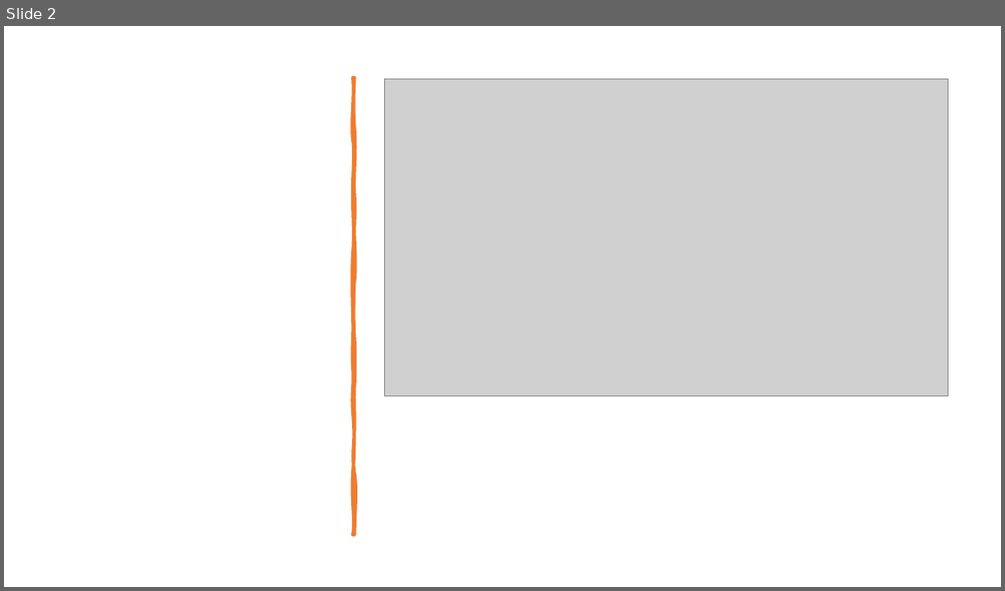
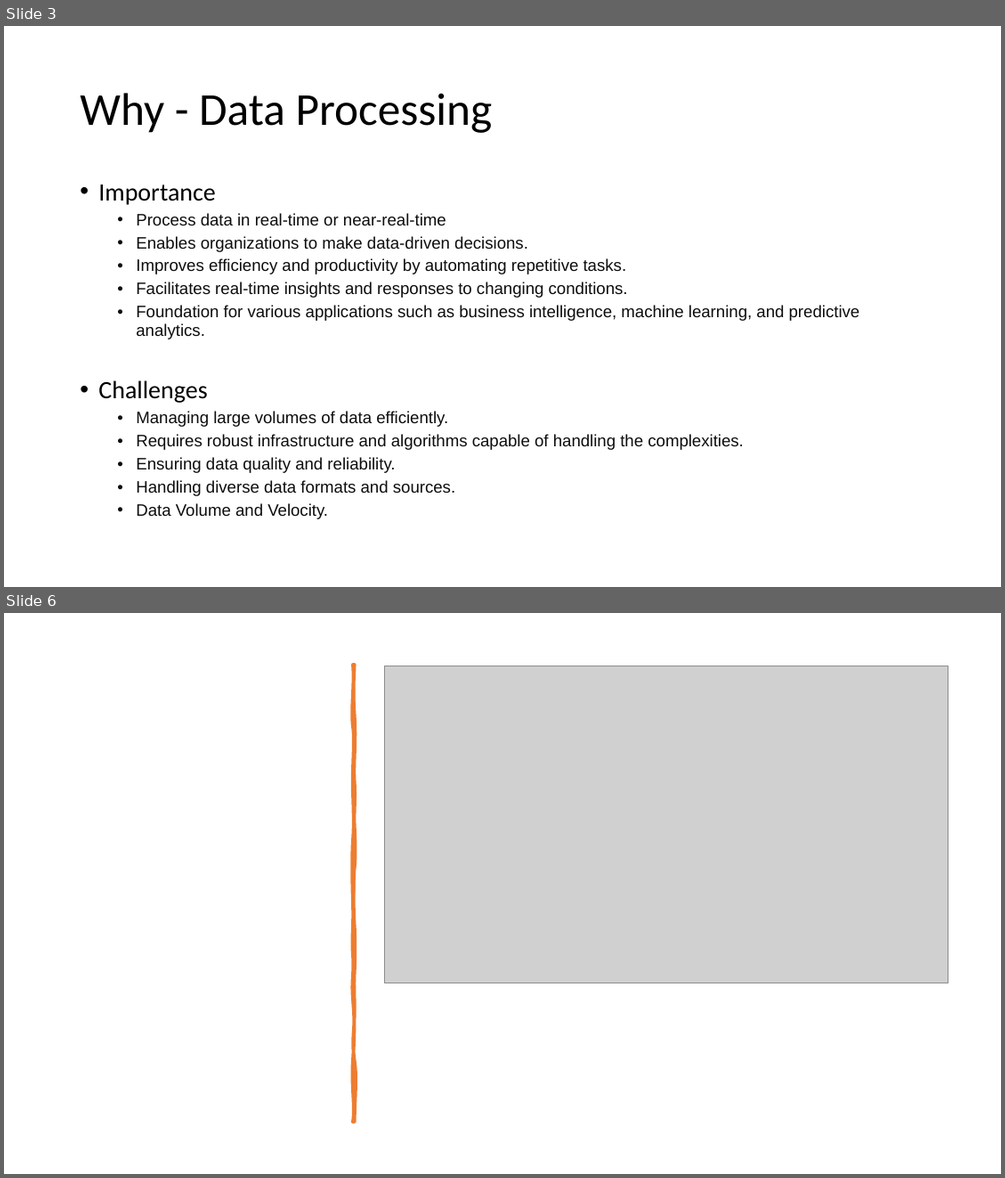
Before and after one commit to aprabhat/flink_demo, a slide deck: PPT/Apache_Flink.pptx. Shown one above the other, each under a label of ours: slide 2 before the commit, slides 3 and 6 after it; the slides between them are not shown. The pictures are 1005x591 and 1005x1178 pixels, drawn with LibreOffice and Linux fonts; fonts in the diff are those of the drawing; grey boxes stand for pictures. Boxes give left, top, right and bottom in pixels: in the first picture for what was removed or moved away, otherwise in the second. Text is boxed around its words. In the diff, an @@ line names an element or a change of style, - is before the commit and + after.

Commit message:
udpated ppt for data processing

```diff
--- a/PPT/Apache_Flink.pptx
+++ b/PPT/Apache_Flink.pptx
@@ slide 3 added at (x1=4, y1=26, x2=1001, y2=587), background #FFFFFF @@
@@ title added at (x1=80, y1=93, x2=493, y2=133), 44 pt, text #000000 @@
+Why - Data Processing
@@ text added at (x1=98, y1=184, x2=860, y2=519), 16 pt, text #0D0D0D @@
+• Importance
+  • Process data in real-time or near-real-time
+  • Enables organizations to make data-driven decisions.
+  • Improves efficiency and productivity by automating repetitive tasks.
+  • Facilitates real-time insights and responses to changing conditions.
+  • Foundation for various applications such as business intelligence, machine learning, and predictive analytics.
+• Challenges
+  • Managing large volumes of data efficiently.
+  • Requires robust infrastructure and algorithms capable of handling the complexities.
+  • Ensuring data quality and reliability.
+  • Handling diverse data formats and sources.
+  • Data Volume and Velocity.
@@ what was slide 2 is now slide 6 @@
```
Also in this commit, not shown: 1 slide changed, 3 other slides added.
